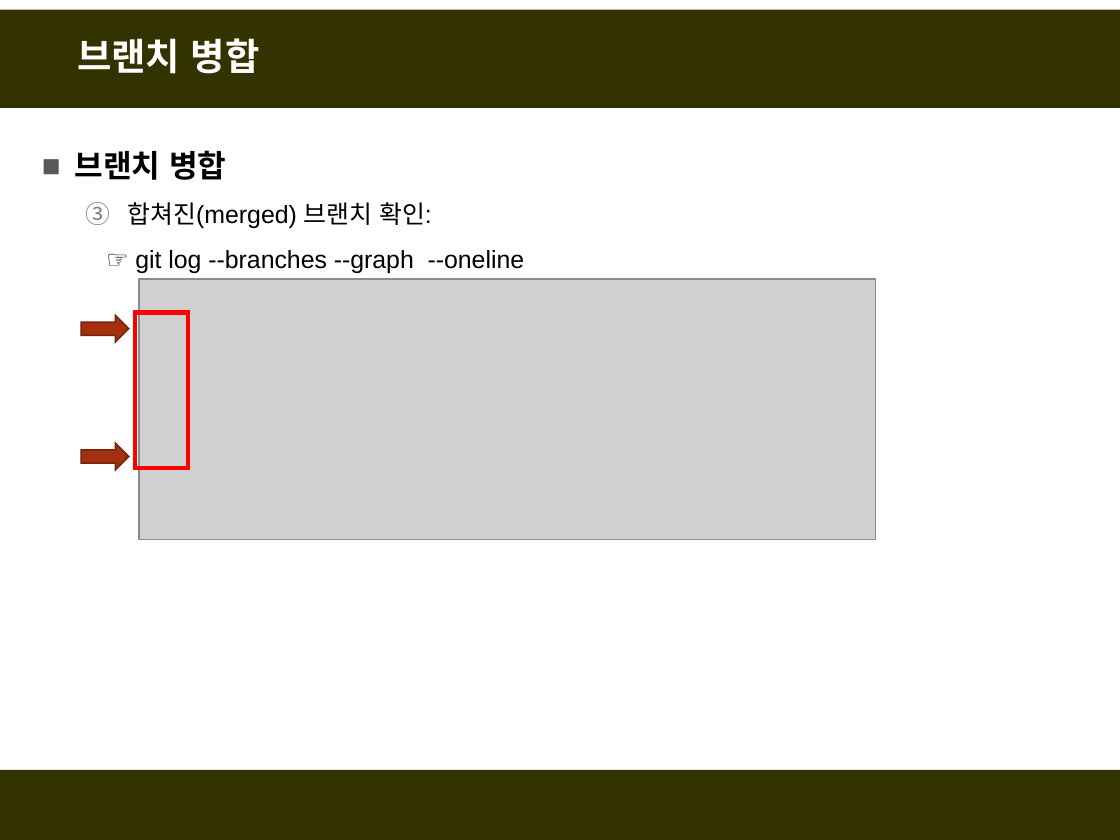
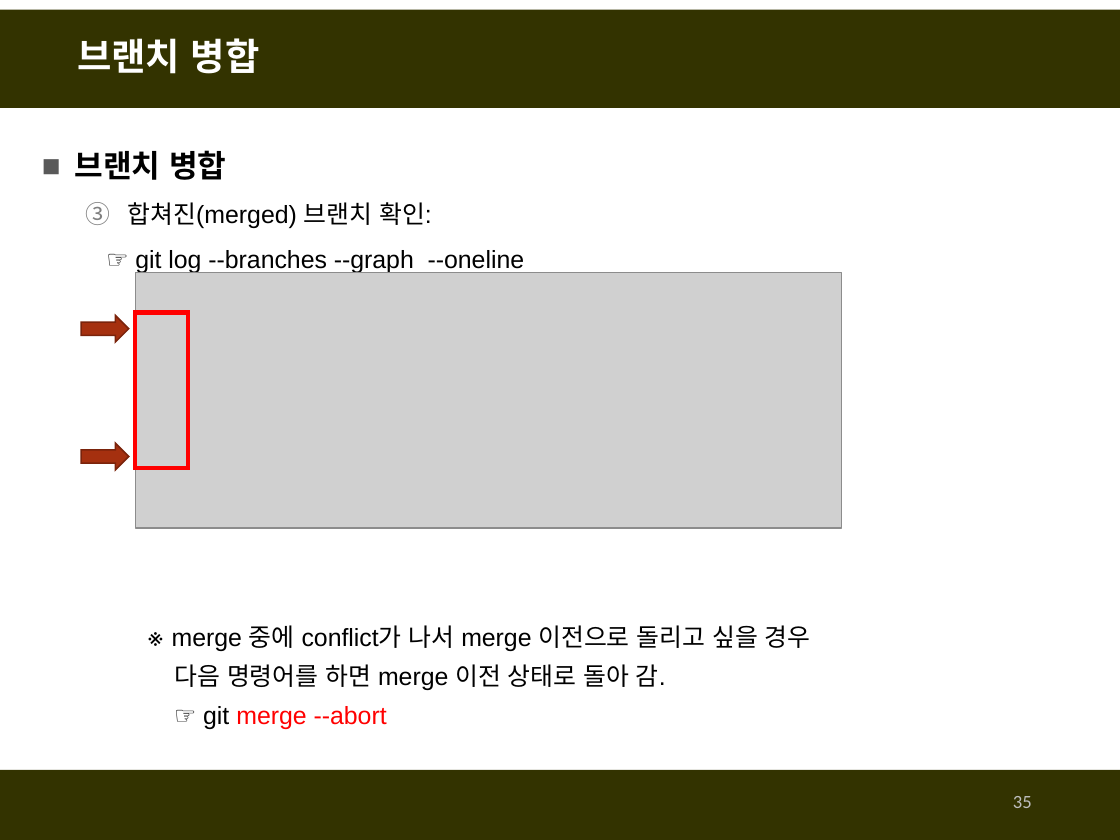
Before and after one commit to fasthill/github-lecture, a slide deck: slide 35 of git및github첫걸음.pptx (slide 34 before the commit). Drawn at 1120x840 pixels with LibreOffice and Linux fonts; fonts in the diff are those of the drawing; grey boxes stand for pictures. Boxes give left, top, right and bottom in pixels: in the first picture for what was removed or moved away, otherwise in the second. Text is boxed around its words. In the diff, an @@ line names an element or a change of style, - is before the commit and + after.

```diff
--- a/git및github첫걸음.pptx
+++ b/git및github첫걸음.pptx
@@ picture: place and size @@
-picture at [139, 279, 875, 539]
+picture at [136, 272, 841, 528]
@@ text added at [172, 625, 811, 729], 16 pt, text #000000 @@
+※ merge 중에 conflict가 나서 merge 이전으로 돌리고 싶을 경우
+다음 명령어를 하면 merge 이전 상태로 돌아 감.
+☞ git merge --abort
@@ page number added at [1013, 796, 1032, 808], 12 pt, text #BFBFBF @@
+35
```
Also in this commit, not shown: 61 other slides changed, 5 slides added.
